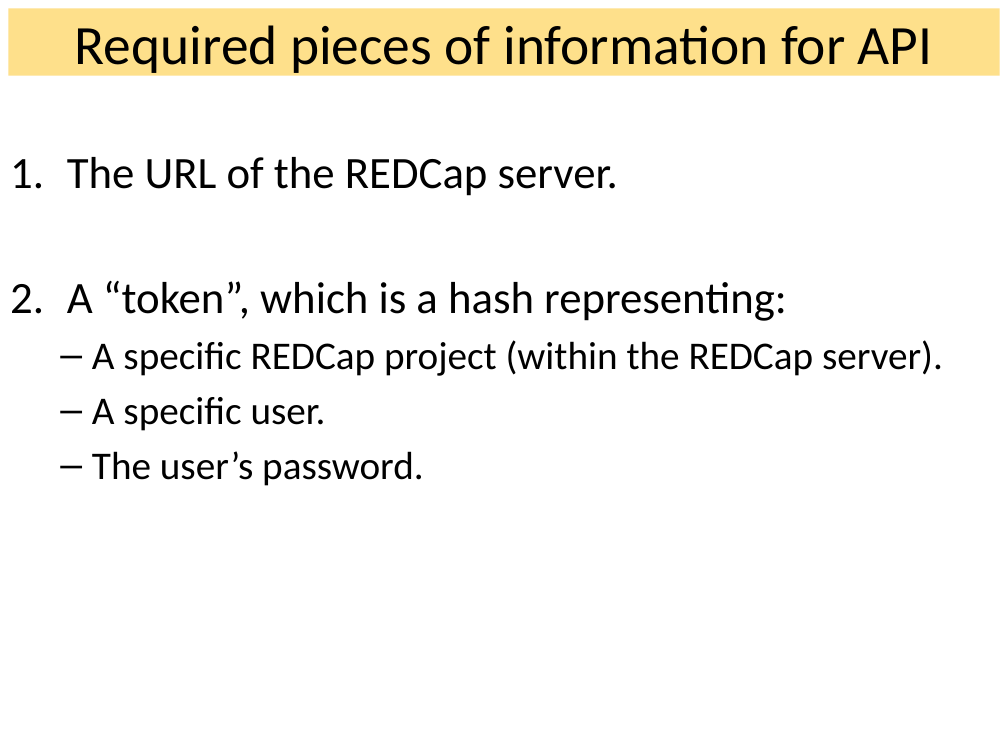
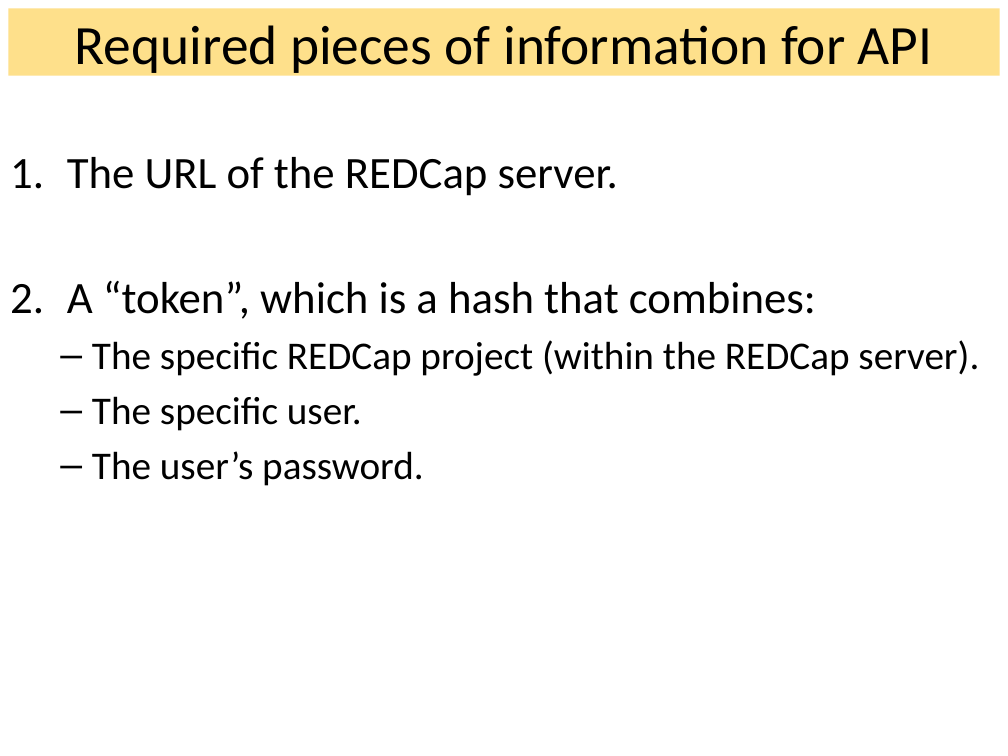
Before and after one commit to OuhscBbmc/StatisticalComputing, a slide deck: slide 13 of 2014_Presentations/09_September/LiterateProgrammingPatternsAndPracticesWithREDCap.pptx (slide 11 before the commit). Drawn at 1008x756 pixels with LibreOffice and Linux fonts; fonts in the diff are those of the drawing. Boxes give left, top, right and bottom in pixels: in the first picture for what was removed or moved away, otherwise in the second. Text is boxed around its words. In the diff, an @@ line names an element or a change of style, - is before the commit and + after.

```diff
--- a/2014_Presentations/09_September/LiterateProgrammingPatternsAndPracticesWithREDCap.pptx
+++ b/2014_Presentations/09_September/LiterateProgrammingPatternsAndPracticesWithREDCap.pptx
@@ text at [67,281,979,431]: text changed @@
-2. A “token”, which is a hash representing:
-  – A specific REDCap project (within the REDCap server).
-  – A specific user.
+2. A “token”, which is a hash that combines:
+  – The specific REDCap project (within the REDCap server).
+  – The specific user.
```
Also in this commit, not shown: 10 other slides changed, 7 slides added.
